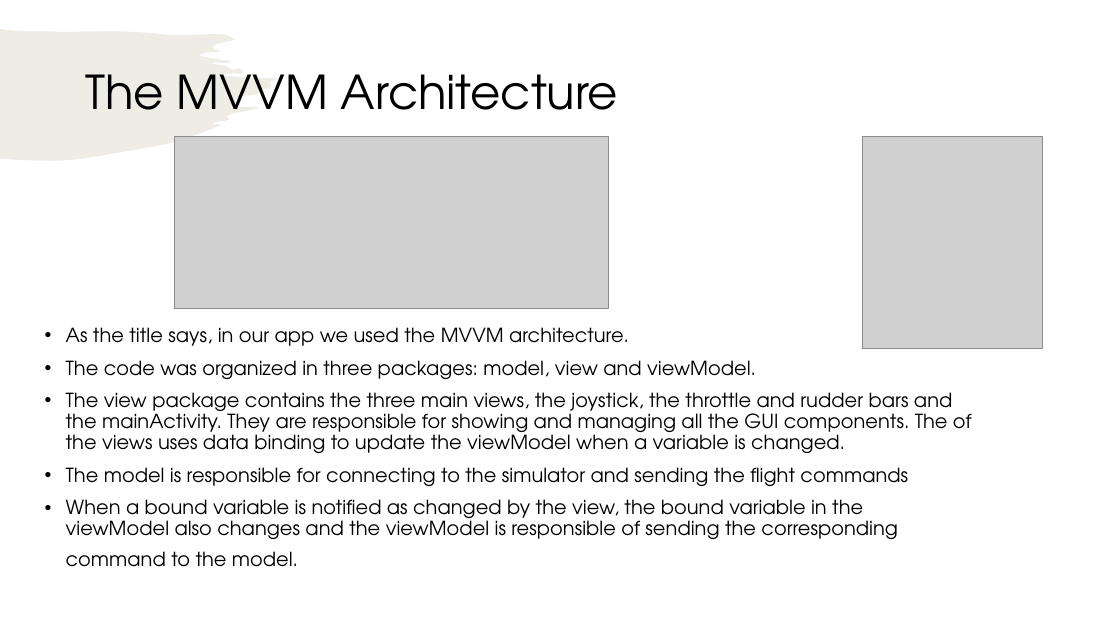
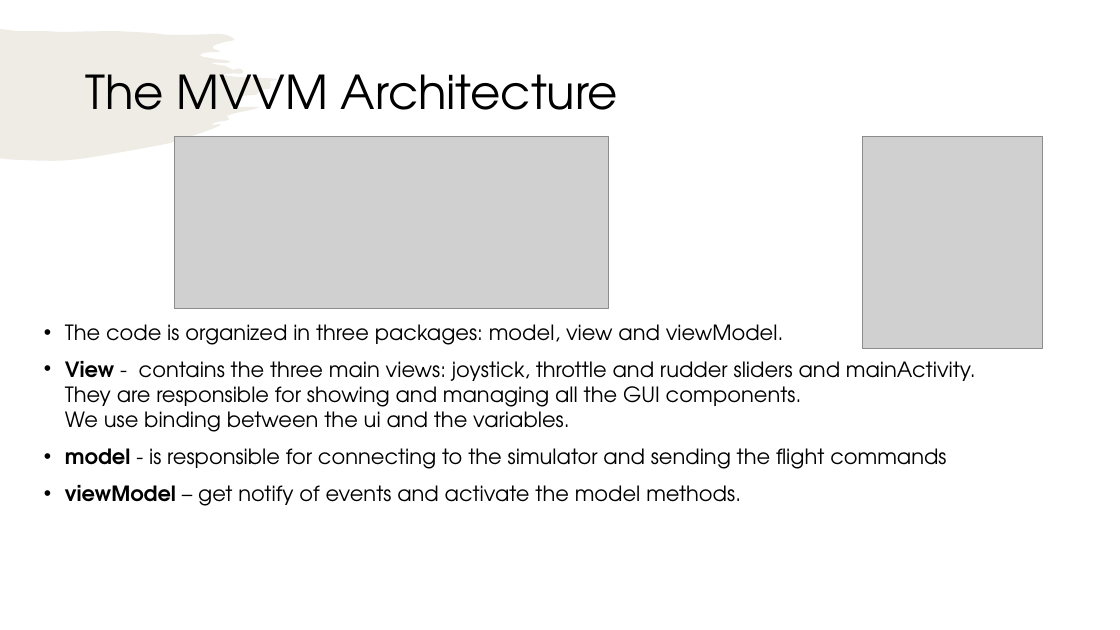
Before and after one commit to itayYaakov/FlightControllerAndroid, a slide deck: slide 5 of DesignExplanation/presentation.pptx (slide 4 before the commit). Drawn at 1120x630 pixels with LibreOffice and Linux fonts; fonts in the diff are those of the drawing; grey boxes stand for pictures. Boxes give left, top, right and bottom in pixels: in the first picture for what was removed or moved away, otherwise in the second. Text is boxed around its words. In the diff, an @@ line names an element or a change of style, - is before the commit and + after.

```diff
--- a/DesignExplanation/presentation.pptx
+++ b/DesignExplanation/presentation.pptx
@@ text at bbox=[65, 324, 976, 506]: text changed; size 16.6 to 18 pt @@
-• As the title says, in our app we used the MVVM architecture.
-• The code was organized in three packages: model, view and viewModel.
-• The view package contains the three main views, the joystick, the throttle and rudder bars and the mainActivity. They are responsible for showing and managing all the GUI components. The of the views uses data binding to update the viewModel when a variable is changed.
-• The model is responsible for connecting to the simulator and sending the flight commands
-• When a bound variable is notified as changed by the view, the bound variable in the viewModel also changes and the viewModel is responsible of sending the corresponding command to the model.
+• The code is organized in three packages: model, view and viewModel.
+• View - contains the three main views: joystick, throttle and rudder sliders and mainActivity. They are responsible for showing and managing all the GUI components.
+  We use binding between the ui and the variables.
+• model - is responsible for connecting to the simulator and sending the flight commands
+• viewModel – get notify of events and activate the model methods.
```
Also in this commit, not shown: 5 other slides changed, 1 slide added, 2 other files.
